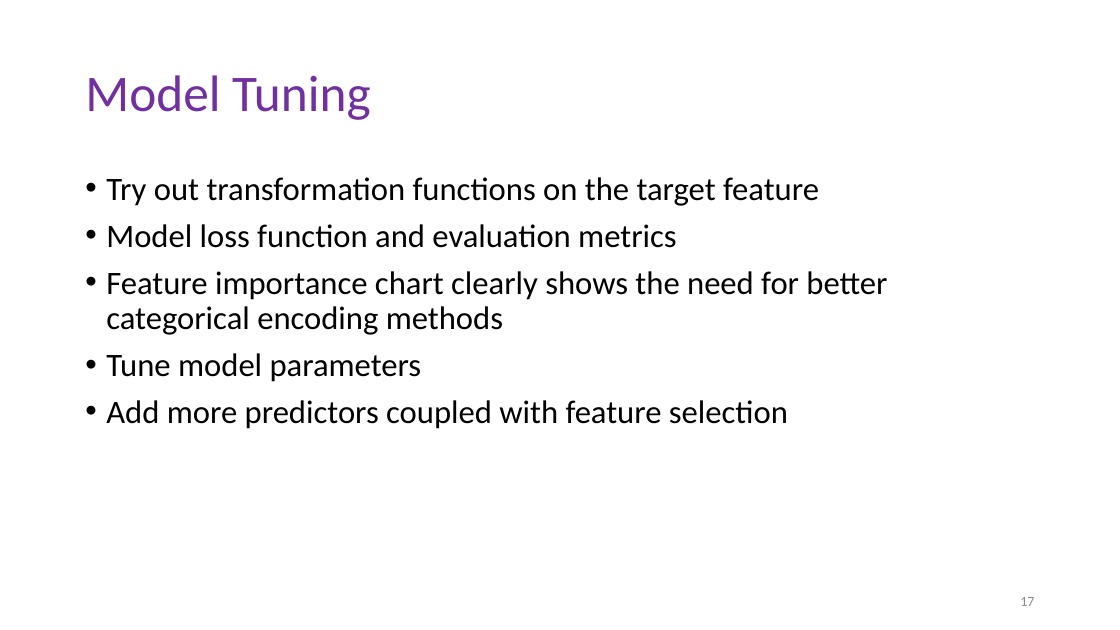
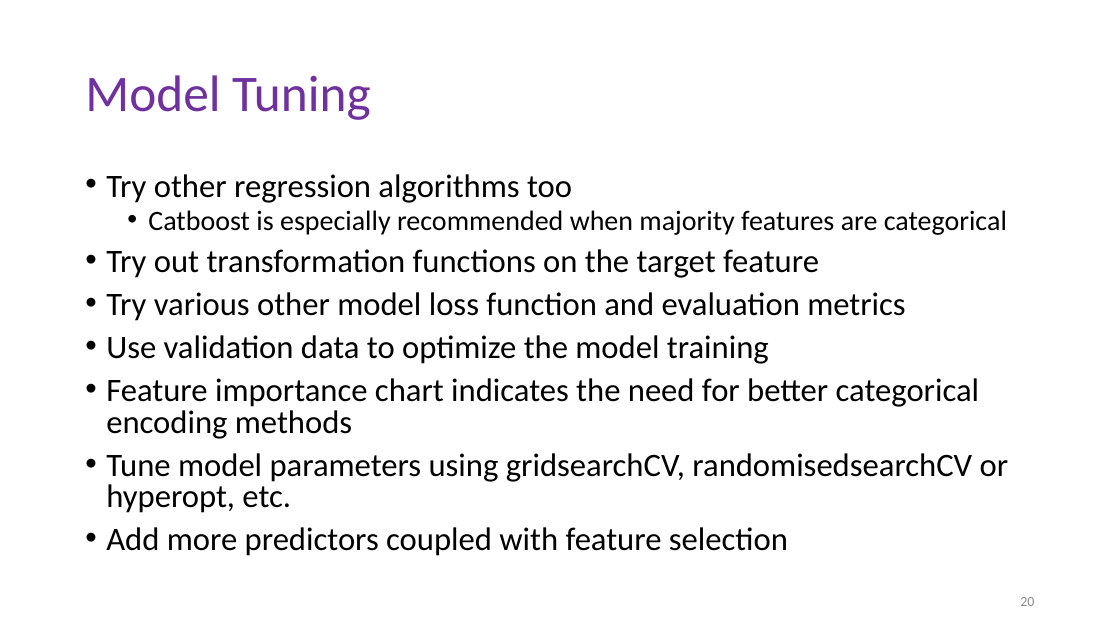
Before and after one commit to garima26/thebrand, a slide deck: slide 20 of The Brand.pptx (slide 17 before the commit). Drawn at 1120x630 pixels with LibreOffice and Linux fonts; fonts in the diff are those of the drawing. Boxes give left, top, right and bottom in pixels: in the first picture for what was removed or moved away, otherwise in the second. Text is boxed around its words. In the diff, an @@ line names an element or a change of style, - is before the commit and + after.

```diff
--- a/The Brand.pptx
+++ b/The Brand.pptx
@@ text at (106,174,1007,235): paragraphs added @@
+• Try other regression algorithms too
+  • Catboost is especially recommended when majority features are categorical
@@ text at (106,249,819,556): line spacing 0.9 to 0.8 @@
@@ text at (106,292,1009,513): text changed @@
-• Model loss function and evaluation metrics
-• Feature importance chart clearly shows the need for better categorical encoding methods
-• Tune model parameters
+• Try various other model loss function and evaluation metrics
+• Use validation data to optimize the model training
+• Feature importance chart indicates the need for better categorical encoding methods
+• Tune model parameters using gridsearchCV, randomisedsearchCV or hyperopt, etc.
@@ page number at (1020,597,1034,606): text changed @@
-17
+20
```
Also in this commit, not shown: 11 other slides changed, 3 slides added, 1 other file.
